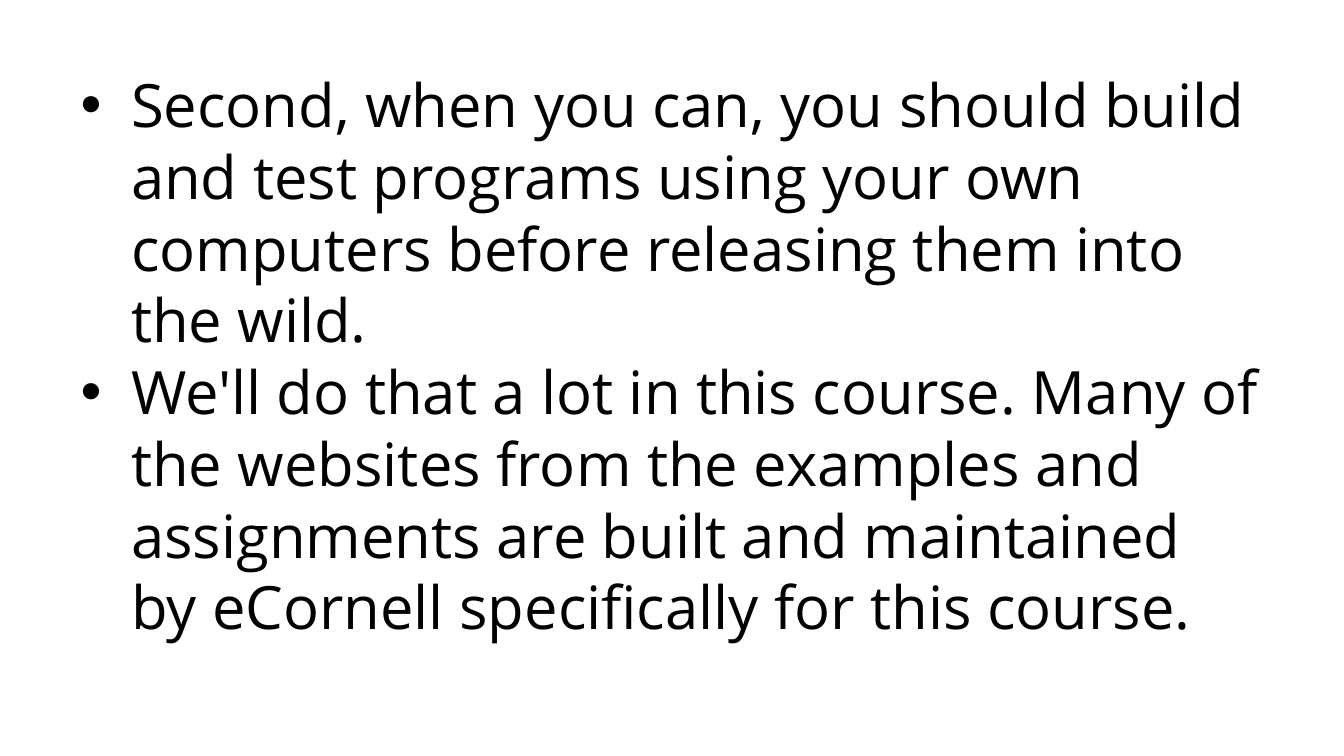
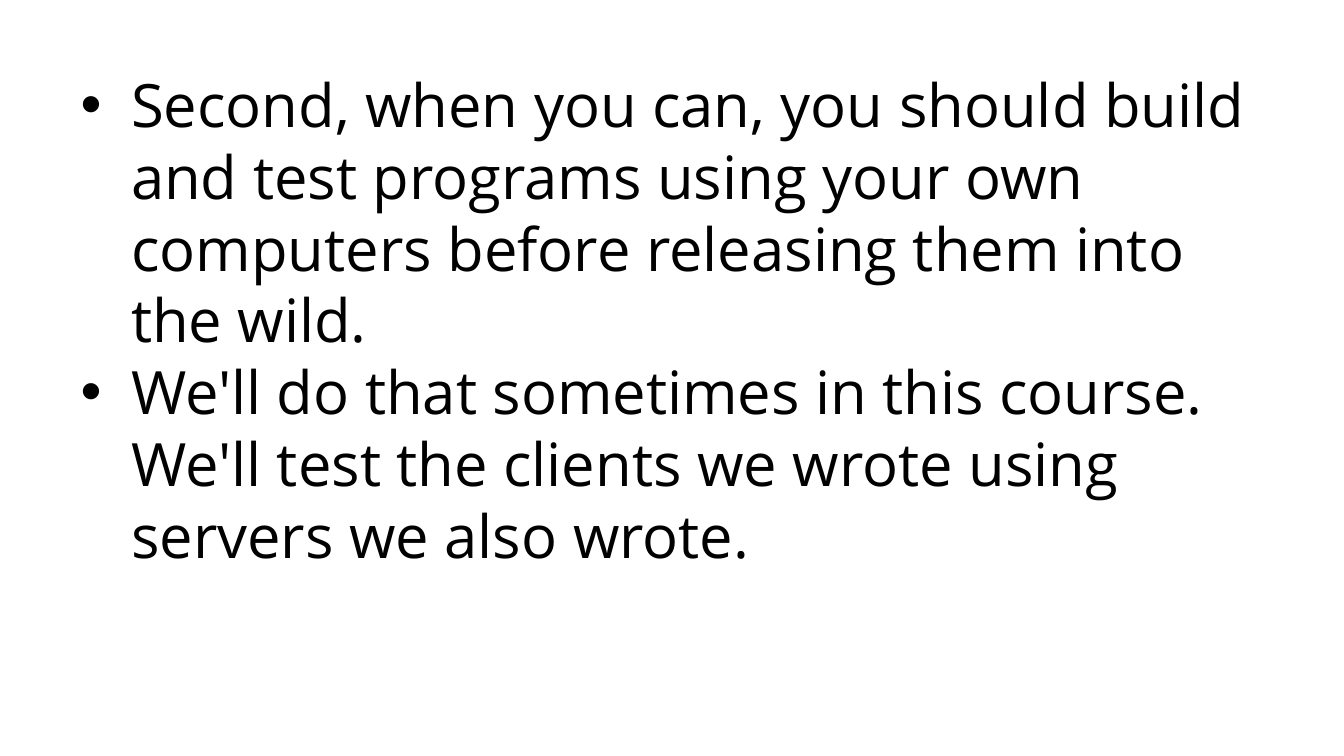
Before and after one commit to grimmelm/ctech404, a slide deck: slide 52 of ctech404/CTECH404_Combined_Slidedeck.pptx (slide 45 before the commit). Drawn at 1344x756 pixels with LibreOffice and Linux fonts; fonts in the diff are those of the drawing. Boxes give left, top, right and bottom in pixels: in the first picture for what was removed or moved away, otherwise in the second. Text is boxed around its words. In the diff, an @@ line names an element or a change of style, - is before the commit and + after.

```diff
--- a/ctech404/CTECH404_Combined_Slidedeck.pptx
+++ b/ctech404/CTECH404_Combined_Slidedeck.pptx
@@ text at [131,368,1202,559]: text changed @@
-• We'll do that a lot in this course. Many of the websites from the examples and assignments are built and maintained by eCornell specifically for this course.
+• We'll do that sometimes in this course. We'll test the clients we wrote using servers we also wrote.
```
Also in this commit, not shown: 23 other slides changed, 1 slide added, 2 slides removed.
